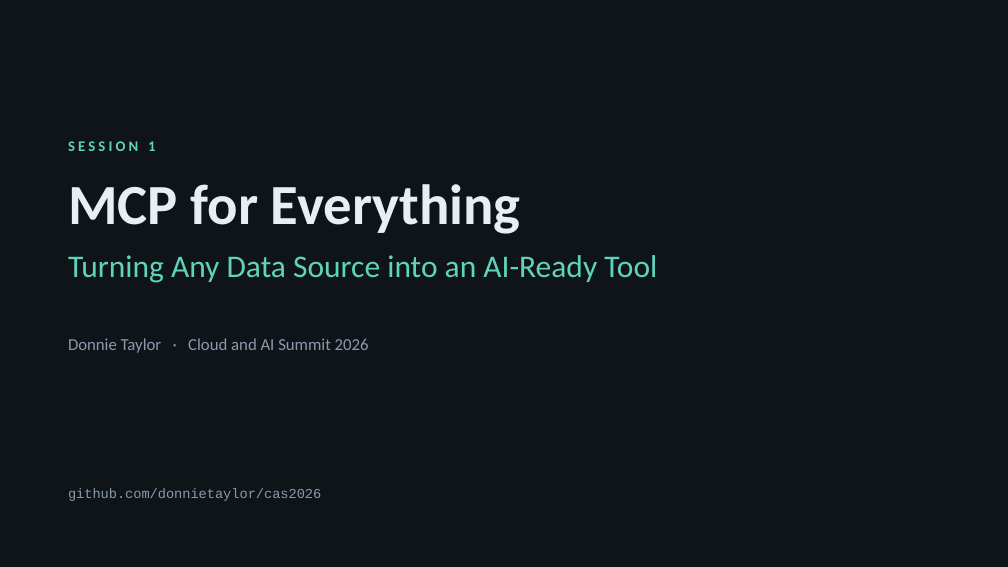
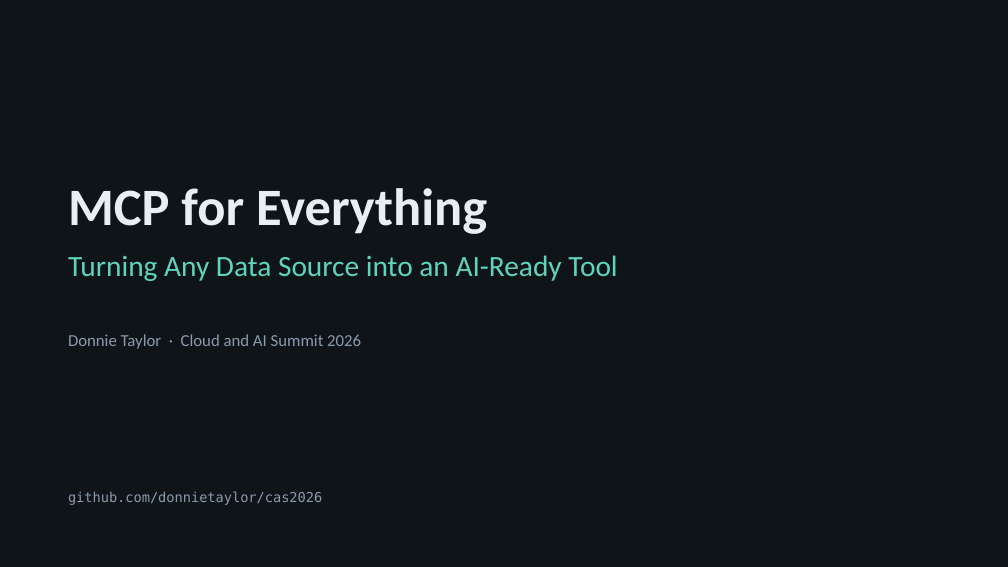
Before and after one commit to donnietaylor/cas2026, a slide deck: slide 1 of mcp-for-everything/slides/session1-mcp-for-everything.pptx. Drawn at 1008x567 pixels with LibreOffice and Linux fonts; fonts in the diff are those of the drawing. Boxes give left, top, right and bottom in pixels: in the first picture for what was removed or moved away, otherwise in the second. Text is boxed around its words. In the diff, an @@ line names an element or a change of style, - is before the commit and + after.

```diff
--- a/mcp-for-everything/slides/session1-mcp-for-everything.pptx
+++ b/mcp-for-everything/slides/session1-mcp-for-everything.pptx
@@ text removed at (x1=68, y1=141, x2=155, y2=151) @@
-SESSION 1
@@ text "MCP for Everything" at (x1=68, y1=188, x2=487, y2=234): size 54 to 50 pt @@
@@ text "Turning Any Data Source into ..." at (x1=68, y1=255, x2=617, y2=281): size 30 to 28 pt @@
@@ text "Donnie Taylor · Cloud and ..." rewrapped from (x1=68, y1=338, x2=369, y2=353) to (x1=68, y1=334, x2=361, y2=349) @@
@@ text "github.com/donnietaylor/cas2026" at (x1=68, y1=491, x2=322, y2=505): font Courier New to DejaVu Sans Mono @@
```
Also in this commit, not shown: 1 other slide changed, 19 slides added, 15 slides removed, 23 other files.
